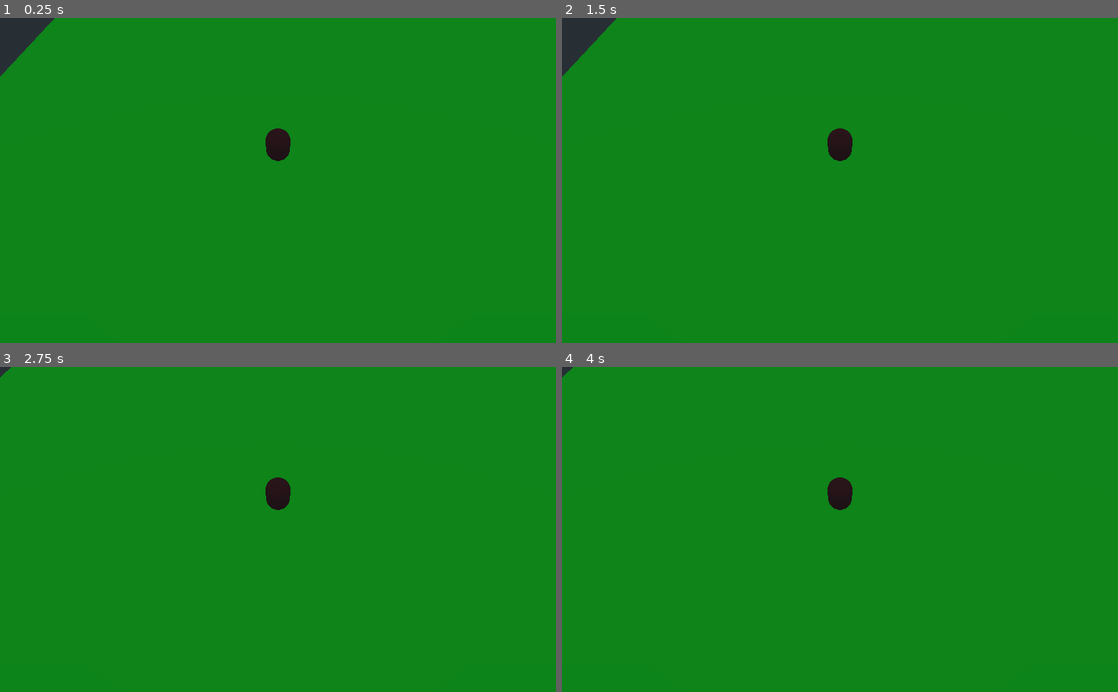
Above: before the commit, frames 1-4 (two rows, left to right).
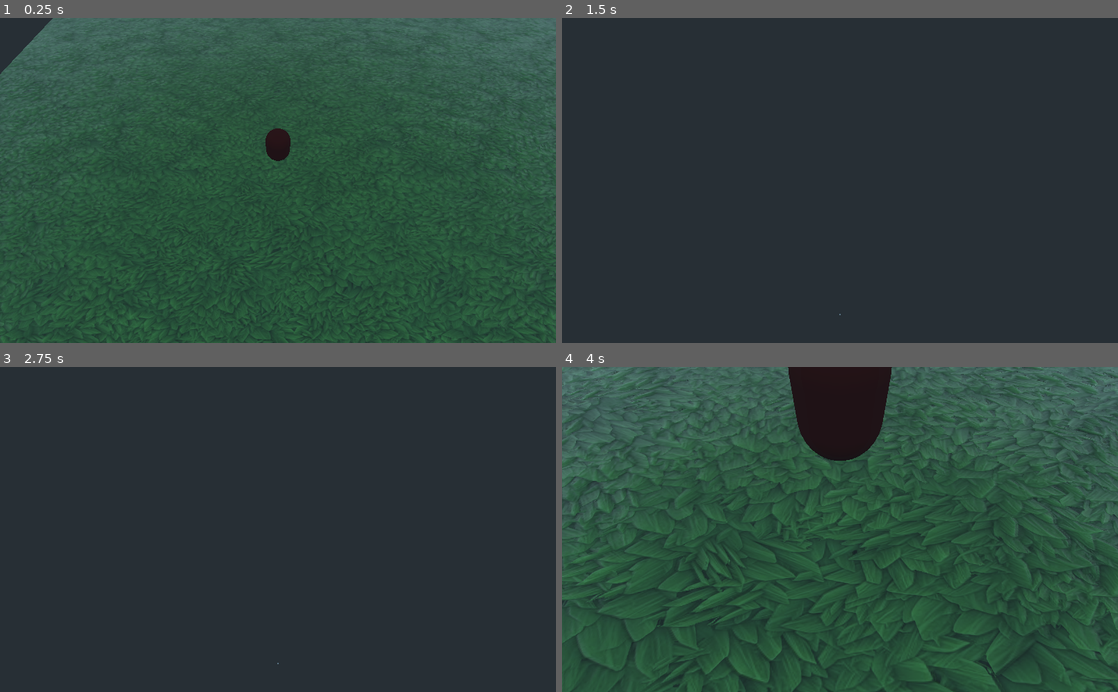
Above: after the commit, the same moments.

Repository: Boyquotes/PastorInu
Game: Godot game, scene res://Main.tscn
Same seed, same stepped clock (60 frames per second), same inputs: the game is played once before the commit and once after it.
Inputs (mouse positions are in pixels of both pictures, inside the frame that each line leads up to):
- Up to frame 1 (0.25 s): no input
- Up to frame 2 (1.5 s): tap Enter at 0.5 s; move the mouse to (962, 164) at 0.52 s; hold Mouse wheel up (zoom_in, bound only after the commit) 0.53-1.28 s; click (962, 164) at 0.67 s; tap Mouse wheel down (zoom_out, bound only after the commit) at 0.8, 1.35 s; tap Space at 1.25 s; move the mouse to (728, 196) at 1.27 s; click (728, 196) at 1.42 s
- Up to frame 3 (2.75 s): tap Mouse wheel up (zoom_in, bound only after the commit) at 1.55 s; tap Enter at 2 s; move the mouse to (333, 458) at 2.02 s; hold Right mouse button (click_sec) from 2.03 s (still down); click (333, 458) at 2.17 s; tap Mouse wheel down (zoom_out, bound only after the commit) at 2.3 s
- Up to frame 4 (4 s): tap Space at 2.75 s; move the mouse to (812, 594) at 2.77 s; release Right mouse button (click_sec) at 2.78 s; tap Mouse wheel up (zoom_in, bound only after the commit) at 2.85 s; click (812, 594) at 2.92 s; tap Enter at 3.5 s; move the mouse to (1006, 578) at 3.52 s; hold Mouse wheel down (zoom_out, bound only after the commit) from 3.53 s (still down); click (1006, 578) at 3.67 s

The runs differ from the first frame. In frame 1, 99% of the frame differs, in the area x 0-100%, y 0-100%; in frame 2, 99%; in frame 3, 100%; in frame 4, 100%.

Commit message:
Añadida textura de suelo y zoom de camara

Diff:
--- /dev/null
+++ b/Camera.gd
@@ -0,0 +1,9 @@
+extends Camera
+
+export(float) var zoom_step = 1
+
+func _physics_process(delta):
+	if Input.is_action_pressed("zoom_in"):
+		translate_object_local(Vector3.FORWARD * zoom_step)
+	if Input.is_action_pressed("zoom_out"):
+		translate_object_local(Vector3.BACK * zoom_step)
--- a/Main.gd
+++ b/Main.gd
@@ -1,10 +1,14 @@
 extends Spatial
+
+export(float) var gravedad = -9.8
 
 func _ready():
 	$Suelo/MeshInstance/StaticBody.connect("input_event", self, "_on_suelo_click")
 
 func _physics_process(delta):
-	var space_state = get_world().direct_space_state
+	$Player.velocidad = $Player.velocidad.move_toward(Vector3.DOWN, gravedad)
+	for oveja in $Ovejas.get_children():
+		oveja.velocidad = oveja.velocidad.move_toward(Vector3.DOWN, gravedad)
 
 func _on_suelo_click(camera: Node, event: InputEvent, click_position, click_normal, shape_idx):
 	if event.is_action_pressed("click_sec"):
--- a/Main.tscn
+++ b/Main.tscn
@@ -1,21 +1,23 @@
-[gd_scene load_steps=5 format=2]
+[gd_scene load_steps=6 format=2]
 
 [ext_resource path="res://scenes/Suelo.tscn" type="PackedScene" id=1]
 [ext_resource path="res://scenes/Player.tscn" type="PackedScene" id=2]
 [ext_resource path="res://Main.gd" type="Script" id=3]
 [ext_resource path="res://scenes/Oveja.tscn" type="PackedScene" id=4]
+[ext_resource path="res://Camera.gd" type="Script" id=5]
 
 [node name="Main" type="Spatial"]
 script = ExtResource( 3 )
 
 [node name="Suelo" parent="." instance=ExtResource( 1 )]
-transform = Transform( 2.1, 0, 0, 0, 1, 0, 0, 0, 1.6, 0, 0, 0 )
+transform = Transform( 43.992, 0, 0, 0, 1, 0, 0, 0, 41.286, 0, 0, 0 )
 
 [node name="Player" parent="." instance=ExtResource( 2 )]
 transform = Transform( 1, 0, 0, 0, -4.37114e-08, -1, 0, 1, -4.37114e-08, -13, 2, 19 )
 
 [node name="Camera" type="Camera" parent="Player"]
 transform = Transform( 1, 0, 0, 0, -0.866025, 0.5, 0, -0.5, -0.866025, 0, 12, -15 )
+script = ExtResource( 5 )
 
 [node name="Ovejas" type="Node" parent="."]
 
--- /dev/null
+++ b/materials/Hierba.tres
@@ -0,0 +1,29 @@
+[gd_resource type="SpatialMaterial" load_steps=6 format=2]
+
+[ext_resource path="res://assets/texturas/hierba/Stylized_Grass_002_normal.jpg" type="Texture" id=1]
+[ext_resource path="res://assets/texturas/hierba/Stylized_Grass_002_roughness.jpg" type="Texture" id=2]
+[ext_resource path="res://assets/texturas/hierba/Stylized_Grass_002_basecolor.jpg" type="Texture" id=3]
+[ext_resource path="res://assets/texturas/hierba/Stylized_Grass_002_height.png" type="Texture" id=4]
+[ext_resource path="res://assets/texturas/hierba/Stylized_Grass_002_ambientOcclusion.jpg" type="Texture" id=5]
+
+[resource]
+albedo_color = Color( 0.74902, 0.937255, 0.819608, 1 )
+albedo_texture = ExtResource( 3 )
+roughness_texture = ExtResource( 2 )
+normal_enabled = true
+normal_scale = 1.0
+normal_texture = ExtResource( 1 )
+ao_enabled = true
+ao_light_affect = 0.0
+ao_texture = ExtResource( 5 )
+ao_on_uv2 = false
+ao_texture_channel = 0
+depth_enabled = true
+depth_scale = 0.05
+depth_deep_parallax = true
+depth_min_layers = 4
+depth_max_layers = 16
+depth_flip_tangent = false
+depth_flip_binormal = false
+depth_texture = ExtResource( 4 )
+uv1_scale = Vector3( 10, 10, 10 )
--- /dev/null
+++ b/materials/Verde.tres
@@ -0,0 +1,4 @@
+[gd_resource type="SpatialMaterial" format=2]
+
+[resource]
+albedo_color = Color( 0.0313726, 0.631373, 0.0431373, 1 )
--- a/project.godot
+++ b/project.godot
@@ -26,6 +26,18 @@
 "events": [ Object(InputEventMouseButton,"resource_local_to_scene":false,"resource_name":"","device":0,"alt":false,"shi …(212 unchanged characters)…
  ]
 }
+zoom_in={
+"deadzone": 0.5,
+"events": [ Object(InputEventMouseButton,"resource_local_to_scene":false,"resource_name":"","device":0,"alt":false,"shift":false,"control":false,"meta":false,"command":false,"button_mask":0,"position":Vector2( 0, 0 ),"global_position":Vector2( 0, 0 ),"factor":1.0,"button_index":4,"pressed":false,"doubleclick":false,"script":null)
+, Object(InputEventKey,"resource_local_to_scene":false,"resource_name":"","device":0,"alt":false,"shift":false,"control":false,"meta":false,"command":false,"pressed":false,"scancode":43,"unicode":0,"echo":false,"script":null)
+ ]
+}
+zoom_out={
+"deadzone": 0.5,
+"events": [ Object(InputEventMouseButton,"resource_local_to_scene":false,"resource_name":"","device":0,"alt":false,"shift":false,"control":false,"meta":false,"command":false,"button_mask":0,"position":Vector2( 0, 0 ),"global_position":Vector2( 0, 0 ),"factor":1.0,"button_index":5,"pressed":false,"doubleclick":false,"script":null)
+, Object(InputEventKey,"resource_local_to_scene":false,"resource_name":"","device":0,"alt":false,"shift":false,"control":false,"meta":false,"command":false,"pressed":false,"scancode":45,"unicode":0,"echo":false,"script":null)
+ ]
+}
 
 [layer_names]
 
--- a/scenes/Oveja.gd
+++ b/scenes/Oveja.gd
@@ -1,4 +1,8 @@
 extends KinematicBody
+
+enum {
+	PASTAR, HUIR, MOVER
+}
 
 export(int) var speed := 15
 export(int) var accel := 50
--- a/scenes/Suelo.tscn
+++ b/scenes/Suelo.tscn
@@ -1,18 +1,17 @@
 [gd_scene load_steps=4 format=2]
 
-[sub_resource type="SpatialMaterial" id=1]
-albedo_color = Color( 0.0313726, 0.631373, 0.0431373, 1 )
+[ext_resource path="res://materials/Hierba.tres" type="Material" id=1]
 
 [sub_resource type="CubeMesh" id=2]
-material = SubResource( 1 )
+material = ExtResource( 1 )
 
 [sub_resource type="ConcavePolygonShape" id=3]
 data = PoolVector3Array( -1, 1, 1, 1, 1, 1, -1, -1, 1, 1, 1, 1, 1, -1, 1, -1, -1, 1, 1, 1, -1, -1, 1, -1, 1, -1, -1, -1 …(284 unchanged characters)…
 
 [node name="Suelo" type="Spatial"]
+transform = Transform( 20, 0, 0, 0, 0.5, 0, 0, 0, 20, 0, 0, 0 )
 
 [node name="MeshInstance" type="MeshInstance" parent="."]
-transform = Transform( 21, 0, 0, 0, 0.3, 0, 0, 0, 25.704, 0, 0, 0 )
 mesh = SubResource( 2 )
 material/0 = null
 
Binary file added: assets/texturas/hierba/Material_1597.jpg
Not shown, added: assets/texturas/hierba/Material_1597.jpg.import
Binary file added: assets/texturas/hierba/Stylized_Grass_002_ambientOcclusion.jpg
Not shown, added: assets/texturas/hierba/Stylized_Grass_002_ambientOcclusion.jpg.import
Binary file added: assets/texturas/hierba/Stylized_Grass_002_basecolor.jpg
Not shown, added: assets/texturas/hierba/Stylized_Grass_002_basecolor.jpg.import
Binary file added: assets/texturas/hierba/Stylized_Grass_002_height.png
Not shown, added: assets/texturas/hierba/Stylized_Grass_002_height.png.import
Binary file added: assets/texturas/hierba/Stylized_Grass_002_normal.jpg
Not shown, added: assets/texturas/hierba/Stylized_Grass_002_normal.jpg.import
Binary file added: assets/texturas/hierba/Stylized_Grass_002_roughness.jpg
Not shown, added: assets/texturas/hierba/Stylized_Grass_002_roughness.jpg.import
